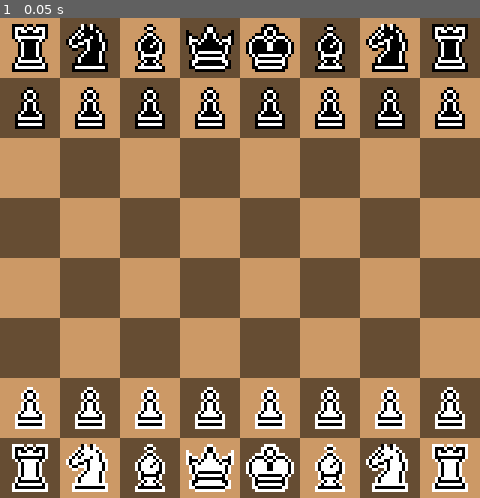
Above: before the commit, frame 1.
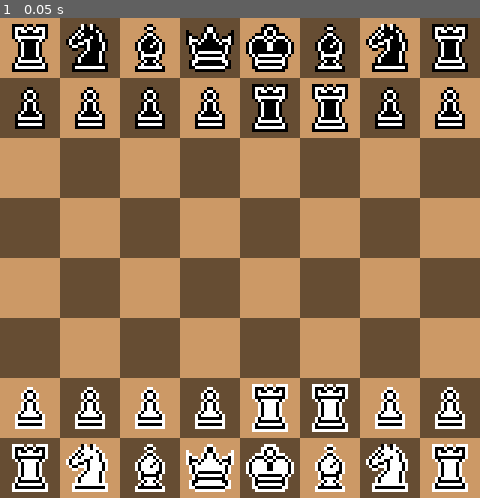
Above: after the commit, the same moment.

Repository: Wyadox/TurnBasedLite
Game: Godot game, scene res://scenes/game.tscn
Two runs of this game, one before a commit and one after it. Both use one fixed random seed, a clock stepped at 60 frames per second and the inputs below.
Inputs:
- Up to frame 1 (0.05 s): no input

The runs differ from the first frame. In frame 1, 2.1% of the frame differs, in the area x 52-73%, y 13-87%.

Commit message:
Add MITOSIS_PAWN type to globals.gd

Diff:
--- a/chess-game/scripts/globals.gd
+++ b/chess-game/scripts/globals.gd
@@ -15,7 +15,8 @@
 	BISHOP,
 	QUEEN,
 	KING,
-	PAWN
+	PAWN,
+	MITOSIS_PAWN
 }
 
 const SPRITE_MAPPING = {
@@ -26,6 +27,7 @@
 		PIECE_TYPES.QUEEN: Vector2i(0, 1),
 		PIECE_TYPES.KING: Vector2i(0, 0),
 		PIECE_TYPES.PAWN: Vector2i(0, 5),
+		PIECE_TYPES.MITOSIS_PAWN: Vector2i(0, 4),
 	},
 	COLORS.WHITE:{
 		PIECE_TYPES.ROOK: Vector2i(1, 4),
@@ -34,6 +36,7 @@
 		PIECE_TYPES.QUEEN: Vector2i(1, 1),
 		PIECE_TYPES.KING: Vector2i(1, 0),
 		PIECE_TYPES.PAWN: Vector2i(1, 5),
+		PIECE_TYPES.MITOSIS_PAWN: Vector2i(1, 4),
 	},
 }
 
@@ -50,8 +53,8 @@
 	[PIECE_TYPES.PAWN, 1, 1],
 	[PIECE_TYPES.PAWN, 2, 1],
 	[PIECE_TYPES.PAWN, 3, 1],
-	[PIECE_TYPES.PAWN, 4, 1],
-	[PIECE_TYPES.PAWN, 5, 1],
+	[PIECE_TYPES.MITOSIS_PAWN, 4, 1],
+	[PIECE_TYPES.MITOSIS_PAWN, 5, 1],
 	[PIECE_TYPES.PAWN, 6, 1],
 	[PIECE_TYPES.PAWN, 7, 1]
 ]
